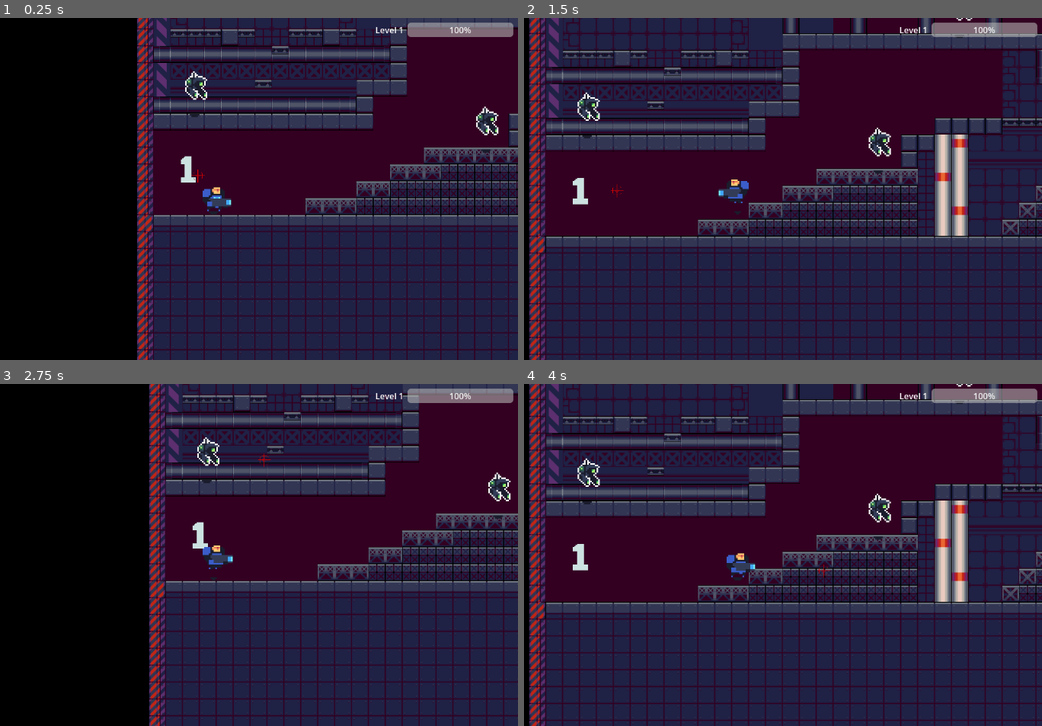
Above: before the commit, frames 1-4 (two rows, left to right).
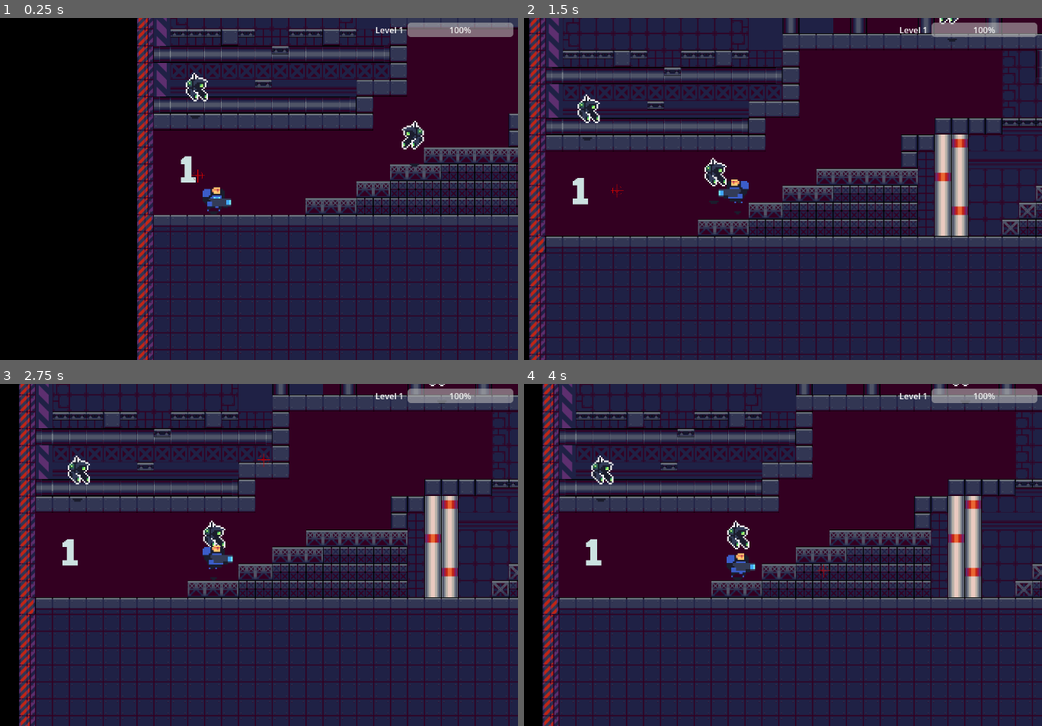
Above: after the commit, the same moments.

Repository: DeanSabbah/1501-Term
Game: Godot game, scene res://Scenes/main.tscn
The game is run twice, just before and just after one commit, with the same random seed, the same clock (stepped at 60 frames per second) and the same inputs.
Inputs (mouse positions are in pixels of both pictures, inside the frame that each line leads up to):
- Up to frame 1 (0.25 s): no input
- Up to frame 2 (1.5 s): move the mouse to (871, 171) at 0.52 s; hold D (right) from 0.53 s (still down); tap W (up) at 0.6, 0.77, 1.07, 1.35 s; click (871, 171) at 0.67 s; move the mouse to (617, 206) at 1.27 s
- Up to frame 3 (2.75 s): tap W (up) at 1.52, 1.82, 2.1 s; move the mouse to (274, 479) at 2.02 s; release D (right) at 2.03 s; hold A (left) from 2.03 s (still down)
- Up to frame 4 (4 s): move the mouse to (705, 623) at 2.77 s; release A (left) at 2.78 s; hold D (right) from 2.78 s (still down); tap W (up) at 2.85, 3.02, 3.32, 3.6, 3.77 s; click (705, 623) at 2.92 s; move the mouse to (922, 606) at 3.52 s

The runs differ from the first frame. In frame 1, 0.8% of the frame differs, in the area x 35-97%, y 15-44%; in frame 2, 0.8%; in frame 3, 51%, in the area x 3-100%, y 0-100%; in frame 4, 33%.

Commit message:
2024-04-03, added enemy movement and raycasting
2024-04-03, added enemy movement and raycasting

Diff:
--- a/Characters/Enemies/Enemy 1.gd
+++ b/Characters/Enemies/Enemy 1.gd
@@ -4,10 +4,10 @@
 var projectileScene = preload("res://Scenes/Weapons/Enemy_Projectile.tscn")
 
 func attack():
-	print("attacking")
+	print("ENEMY ATTACKING PLAYER")
 	cooldownTimer.start()
 	var projectile = projectileScene.instantiate()
-	print(projectile)
+	print("ENEMY SHOOTING PROJECTILE: ", projectile)
 	projectile.position = position
 	projectile.damage = attackDamage
 	get_parent().add_child(projectile)
--- a/Characters/Enemies/Enemy.gd
+++ b/Characters/Enemies/Enemy.gd
@@ -56,6 +56,46 @@
 		animation_node.play("idle")
 
 
+
+	if (player.position.x < position.x):
+		$Sprite2D.flip_h = true
+	else:
+		$Sprite2D.flip_h = false
+
+
+	# if ($RayCast2D.get_collider() == player):
+	# 	print("player detected")
+	# 	var motion = Vector2()
+	# 	position += (player.position - position)/50
+	# 	move_and_collide(motion)
+	# var direction_to_player = position.direction_to(player.position)
+	# var RayCast2d = $RayCast2D
+	# RayCast2d.set_target_position(direction_to_player)
+	#$RayCast2D.cast_to = direction_to_player * viewRange
+
+	$RayCast2D.target_position = player.position - position
+	$RayCast2D.force_raycast_update()
+
+	if $RayCast2D.is_colliding():
+
+		var collider = $RayCast2D.get_collider()
+
+		if (collider == player):
+			print("collider is player")
+			var motion = Vector2()
+			position += (player.position - position)/50
+			move_and_collide(motion)
+
+	"""
+	if $RayCast2D.is_colliding():
+		print($RayCast2D.rotation)
+		var collider = $RayCast2D.get_collider()
+		if collider == player:
+
+"""
+
+
+
 func _on_hit_box_area_entered(area):
 	if area is Projectile and !(area is Enemy_Projectile):
 		print("AREA DAMAGE: ", area.damage)
--- a/Characters/Enemies/enemy_1.tscn
+++ b/Characters/Enemies/enemy_1.tscn
@@ -130,6 +130,9 @@
 "": SubResource("AnimationLibrary_m0jbd")
 }
 
+[node name="RayCast2D" type="RayCast2D" parent="."]
+collide_with_areas = true
+
 [connection signal="body_entered" from="AttackRange" to="." method="_on_attack_range_body_entered"]
 [connection signal="body_exited" from="AttackRange" to="." method="_on_attack_range_body_exited"]
 [connection signal="body_entered" from="ViewRange" to="." method="_on_viewRange_body_entered"]
--- a/Characters/Player/player.gd
+++ b/Characters/Player/player.gd
@@ -85,7 +85,7 @@
 
 func take_damage(amount: int):
 	health -= amount
-	print("PLAYER HEALTH ", health)
+	print("PLAYER HEALTH: ", health)
 	if (health <= 0):
 		die()
 
@@ -93,7 +93,9 @@
 	$CollisionBox.set_deferred("disabled", true)
 	#animation_node.play("death")
 	#await get_tree().create_timer(0.8).timeout
+	#_____________________
 	get_tree().quit()
+	#_____________________
 
 func give_xp(xp_in):
 	xp += xp_in
--- a/Characters/Player/player.tscn
+++ b/Characters/Player/player.tscn
@@ -194,6 +194,6 @@
 polygon = PackedVector2Array(-4.33333, 8.33333, -7.33333, 6.33333, -7.33333, -0.66667, -6.33333, -1.66667, 5.66667, -1.66667, 6.66667, -0.66667, 6.66667, 6.66666, 3.66667, 8.33333, 3.66667, 11.3333, 1, 14.3333, -1.33333, 14.3333, -4.33333, 11.3333)
 
 [node name="CollisionPolygon2D" type="CollisionPolygon2D" parent="."]
-polygon = PackedVector2Array(-4, 10, -7, 8, -7, 1, -6, 0, 6, 0, 7, 1, 7, 8.33333, 4, 10, 4, 13, 1.33333, 16, -1, 16, -4, 13)
+polygon = PackedVector2Array(-4.33333, 12.6667, -7, 8, -7, 1, -6, 0, 6, 0, 7, 1, 7, 8.33333, 4, 10, 4, 13, 1.33333, 16, -1, 16, -3.33333, 14.3333)
 
 [connection signal="area_entered" from="HitBoxArea" to="." method="_on_hit_box_area_entered"]
